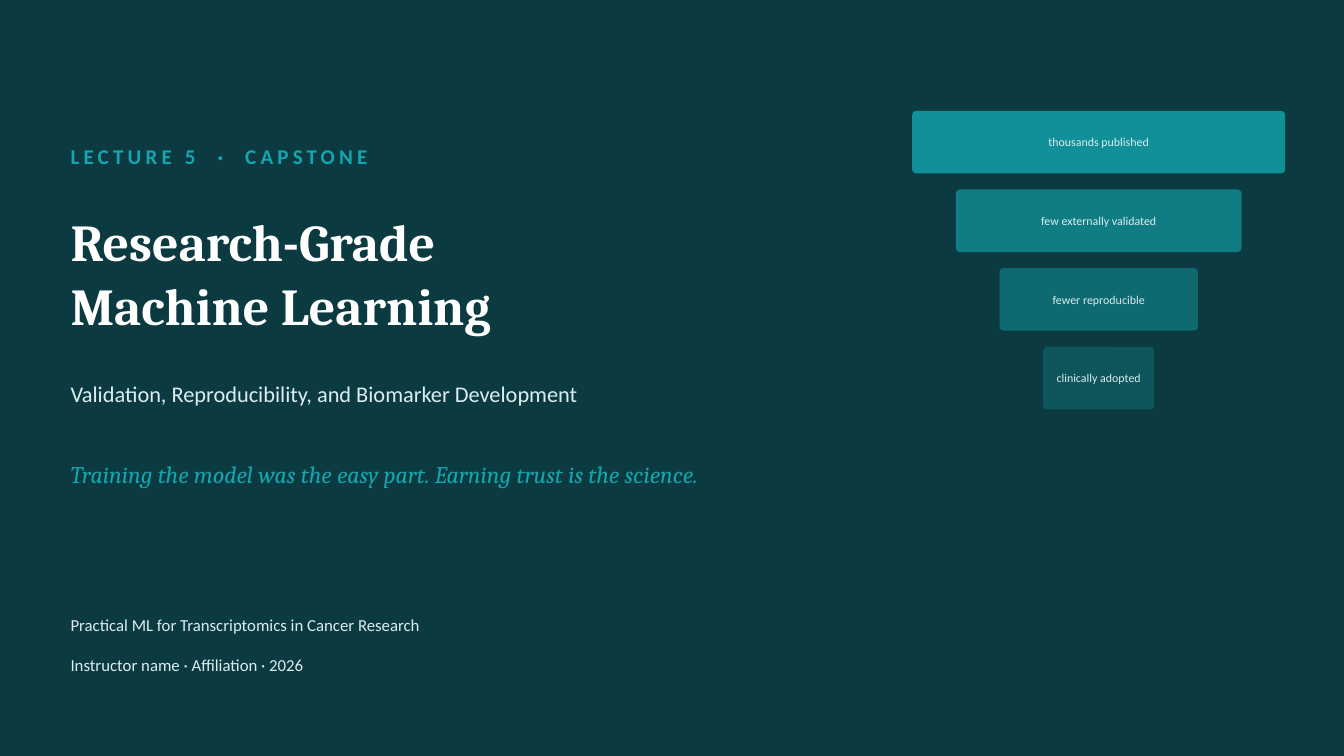
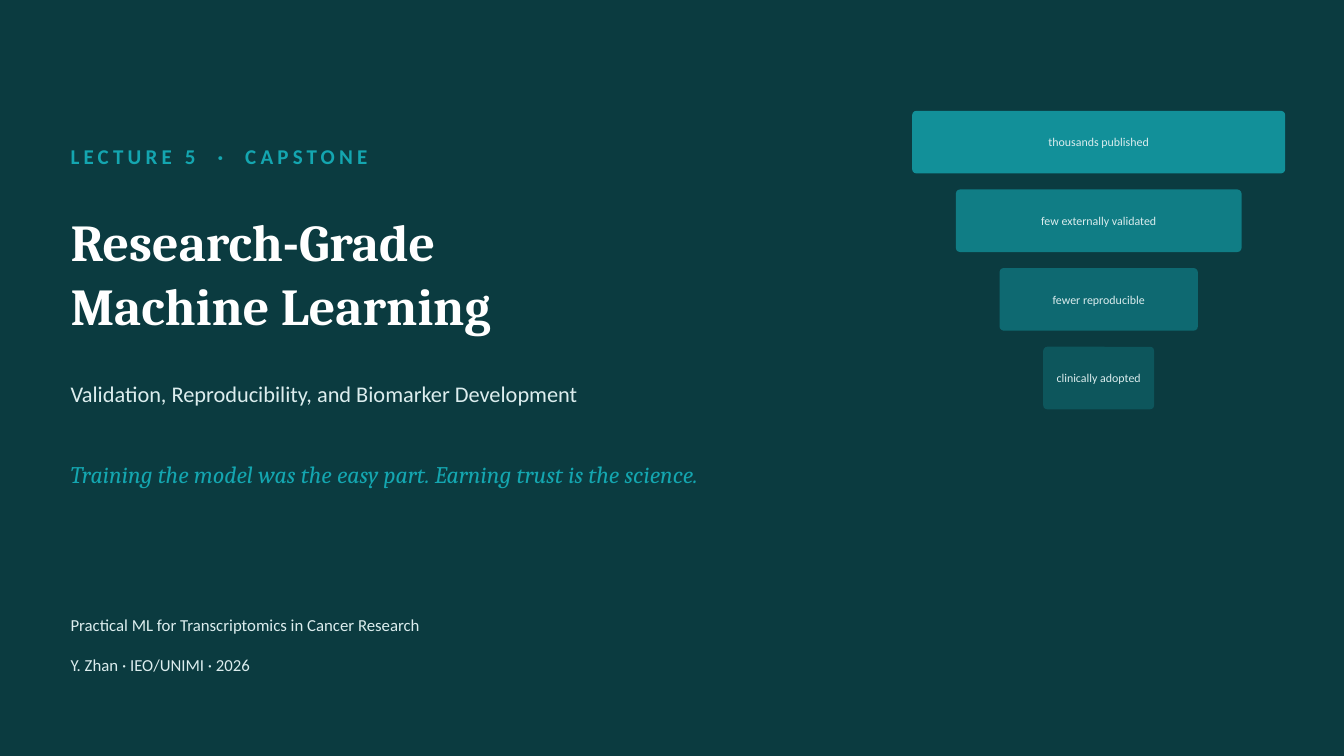
Before and after one commit to zhanyinx/ml26, a slide deck: slide 1 of lessons/lesson05_research_grade_ml/theory/slides/Lecture5 - Research-Grade Machine Learning.pptx. Drawn at 1344x756 pixels with LibreOffice and Linux fonts; fonts in the diff are those of the drawing. Boxes give left, top, right and bottom in pixels: in the first picture for what was removed or moved away, otherwise in the second. Text is boxed around its words. In the diff, an @@ line names an element or a change of style, - is before the commit and + after.

```diff
--- a/lessons/lesson05_research_grade_ml/theory/slides/Lecture5 - Research-Grade Machine Learning.pptx
+++ b/lessons/lesson05_research_grade_ml/theory/slides/Lecture5 - Research-Grade Machine Learning.pptx
@@ text at <box>71,659,250,672</box>: text changed @@
-Instructor name · Affiliation · 2026
+Y. Zhan · IEO/UNIMI · 2026
```
Also in this commit, not shown: 5 other slides changed, 1 other file.
